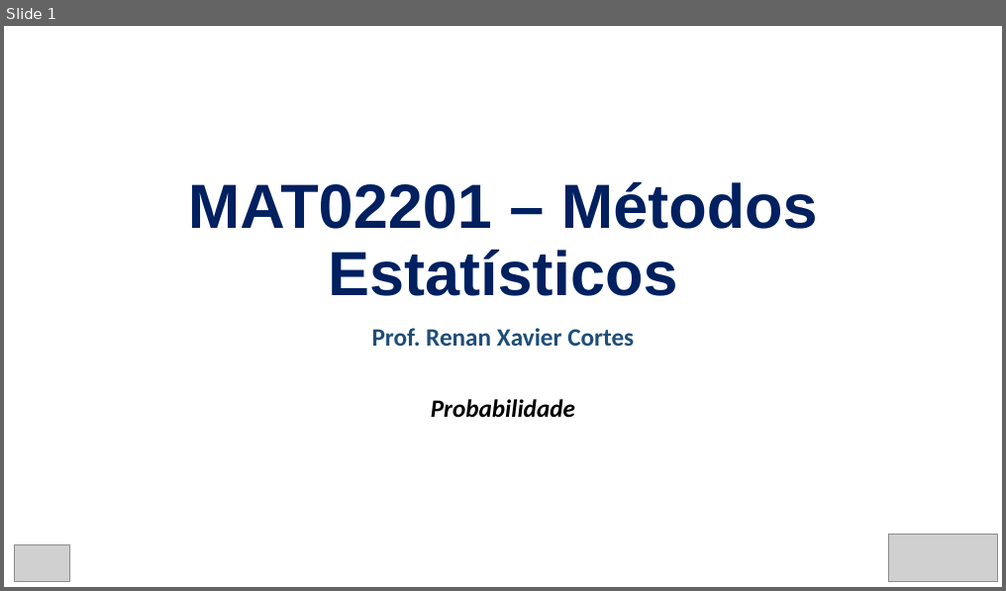
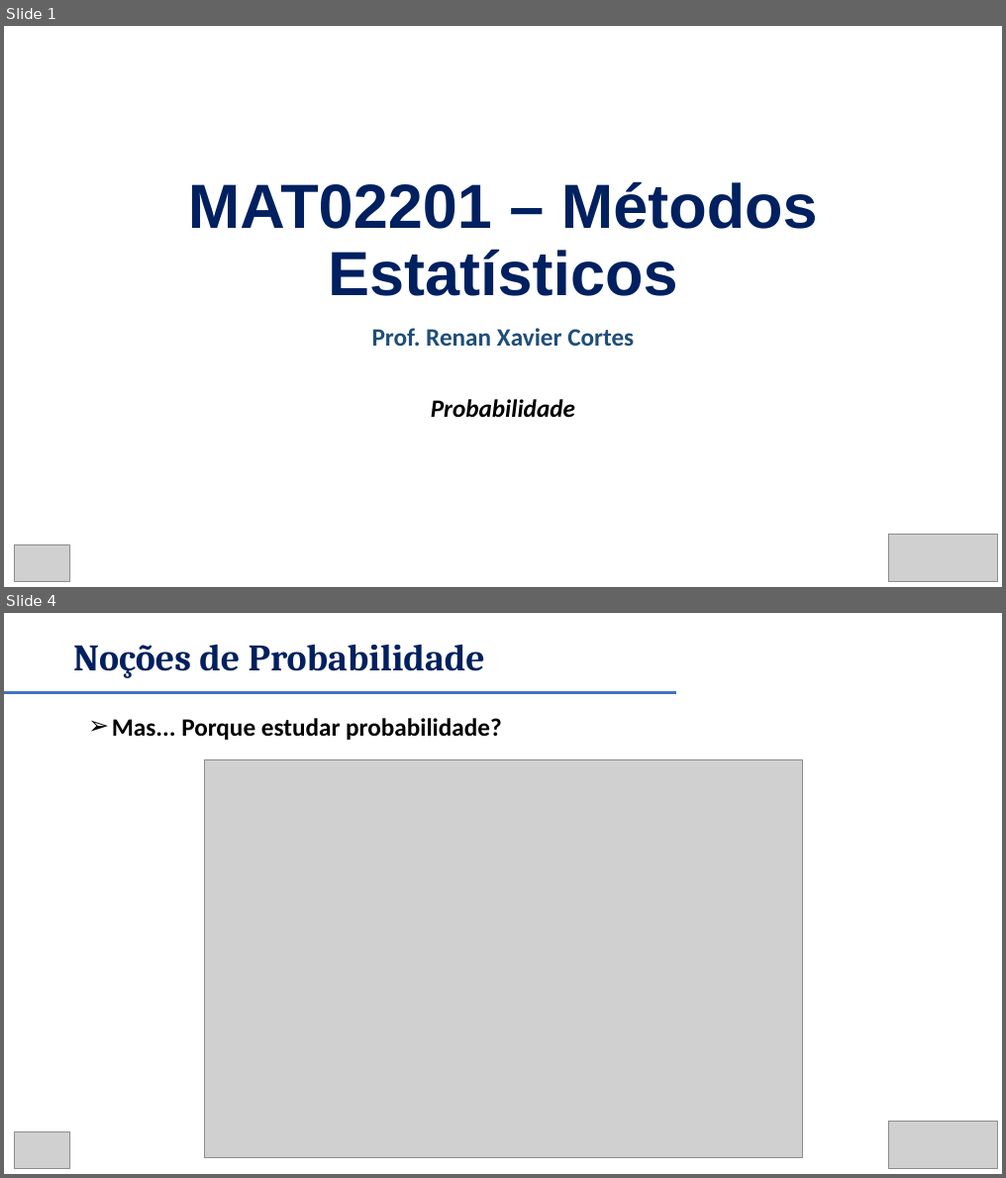
Before and after one commit to renanxcortes/teaching, a slide deck: Metodos_Estatisticos/slides/semana_5_a_6.pptx. Shown one above the other, each under a label of ours: slide 1 before the commit, slides 1 and 4 after it; the slides between them are not shown. The pictures are 1006x591 and 1006x1178 pixels, drawn with LibreOffice and Linux fonts; fonts in the diff are those of the drawing; grey boxes stand for pictures. Boxes give left, top, right and bottom in pixels: in the first picture for what was removed or moved away, otherwise in the second. Text is boxed around its words. In the diff, an @@ line names an element or a change of style, - is before the commit and + after.

```diff
--- a/Metodos_Estatisticos/slides/semana_5_a_6.pptx
+++ b/Metodos_Estatisticos/slides/semana_5_a_6.pptx
@@ slide 4 added at <box>4,613,1002,1174</box>, background #FFFFFF @@
@@ text added at <box>73,644,485,678</box>, 36 pt, text #002060, bold @@
+Noções de Probabilidade
@@ line added from (4, 692) to (676, 692), #4472C4 3 pt @@
@@ text added at <box>112,718,502,740</box>, 24 pt, text #000000, bold @@
+➢ Mas... Porque estudar probabilidade?
@@ picture added at <box>204,760,802,1158</box> @@
@@ picture added at <box>14,1133,70,1169</box> @@
@@ picture added at <box>888,1121,997,1168</box> @@
```
Also in this commit, not shown: 1 slide changed, 10 other slides added, 1 slide removed.
